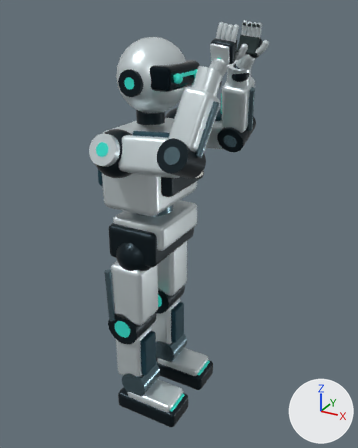
The glTF model public/models/robot.glb as it was, and as the next commit left it.
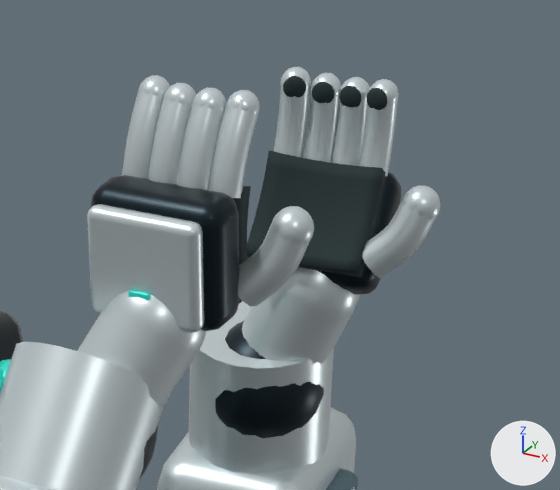
There are two pictures of each version: one whole from a camera (50 mm lens) standing at (1.236, -1.973, 2.088) and looking at (0.134, 0.031, 1.086), one close up on the part from 55% to 81% of the width and 2% to 20% of the height. The axes (+X, +Y, +Z) are drawn at lower right. The lights are the same throughout. The first two pictures are the older version. Where no turn or scale is listed for an object, it has been applied to the vertices. Vertices at exactly the same position are counted once.

Names of what the first close-up shows: 'Compact finger right 1', 'Compact opposed thumb left', 'Compact opposed thumb left rounded tip', 'Compact opposed thumb right', 'Compact opposed thumb right rounded tip', 'Covered wrist heel left', 'Covered wrist heel right', 'Dorsal hand armor right', 'Forearm shell', 'Palm frame left', 'Palm frame right', 'Palm grip surface left', 'Wrist ball joint left', 'Wrist cuff left', 'Wrist cuff right' and 28 more.
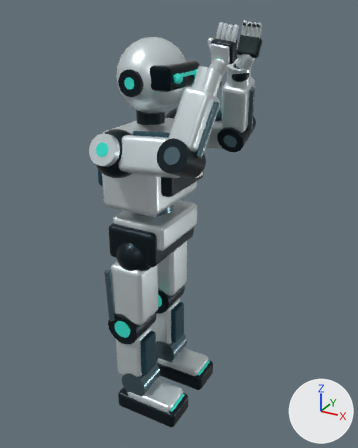
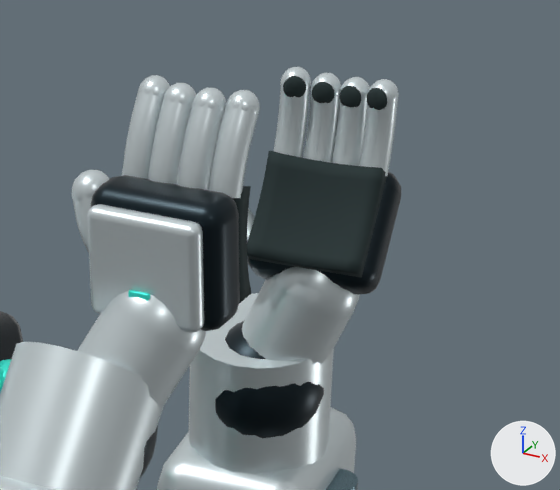
Commit message: Correct thumb placement on both robot hands

Pixel boxes [x1, y1, x2, y2] of what changed, in the close-ups (560 x 490 px):
'Compact opposed thumb right', reshaped
    before: [238, 223, 310, 306]
    after: [72, 193, 92, 252]
'Compact opposed thumb left', reshaped (mostly hidden afterwards)
    before: [362, 197, 435, 278]
    after: [247, 208, 255, 242]
'Compact opposed thumb right rounded tip', moved
    before: [271, 206, 314, 246]
    after: [72, 170, 109, 202]
'Compact opposed thumb left rounded tip', moved (not visible afterwards)
    before: [402, 185, 441, 220]

The edits, one by one:
me_compact_opposed_thumb_left_profile_002 is used by ob_compact_opposed_thumb_left; location (0.419, 0.136, 1.93).
me_compact_opposed_thumb_left_profile_002 had 110 vertices, 216 faces and spanned x 0.0366..0.0891, y -0.0362..-0.0059, z -0.0317..0.0223.
me_compact_opposed_thumb_left_profile_002 now has 110 vertices, 216 faces and spans x -0.0795..-0.0339, y -0.0458..-0.0172, z -0.0191..0.0365.
me_compact_opposed_thumb_left_profile_002 part 1: the whole mesh is multiplied about the mesh origin by the matrix ((-0.958, -0.171, 0.231), (-0.171, 0.985, 0.02), (0.231, 0.02, 0.973)).
me_compact_opposed_thumb_right_profile_002 is used by ob_compact_opposed_thumb_right; location (0.419, -0.136, 1.93).
me_compact_opposed_thumb_right_profile_002 had 110 vertices, 216 faces and spanned x 0.0366..0.0891, y 0.0059..0.0362, z -0.0317..0.0223.
me_compact_opposed_thumb_right_profile_002 now has 110 vertices, 216 faces and spans x -0.0795..-0.0339, y 0.0172..0.0458, z -0.0191..0.0365.
me_compact_opposed_thumb_right_profile_002 part 2: the whole mesh is multiplied about the mesh origin by the matrix ((-0.958, 0.171, 0.231), (0.171, 0.985, -0.02), (0.231, -0.02, 0.973)).
Object 'Compact opposed thumb left rounded tip' (ob_compact_opposed_thumb_left_rounded_tip) moves from (0.496, 0.117, 1.946) to (0.352, 0.104, 1.963).
Object 'Compact opposed thumb right rounded tip' (ob_compact_opposed_thumb_right_rounded_tip) moves from (0.496, -0.117, 1.946) to (0.352, -0.104, 1.963).
